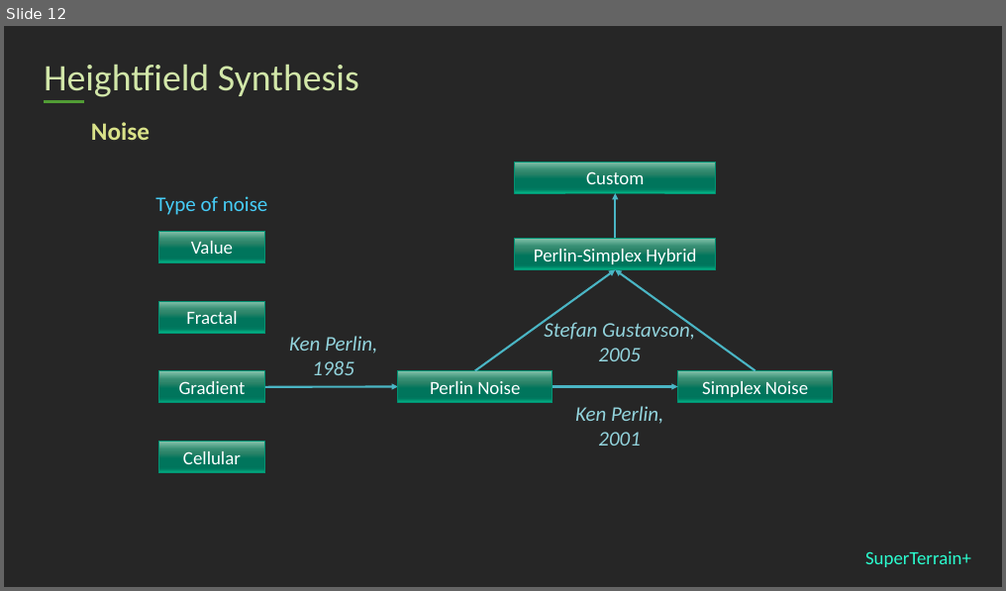
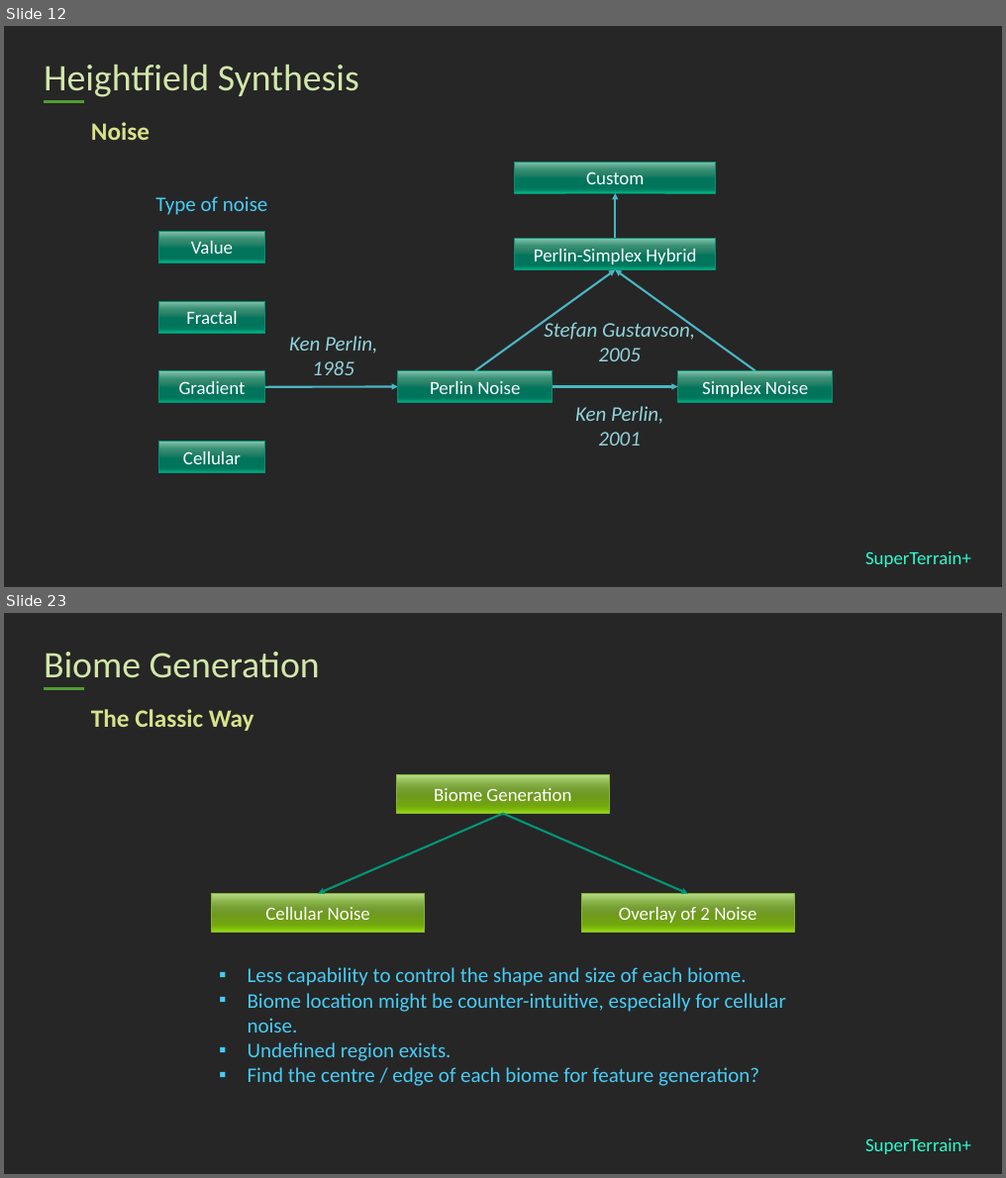
Before and after one commit to stephen-hqxu/superterrainplus, a slide deck: Report/Presentation/stephen-presentation.pptx. Shown one above the other, each under a label of ours: slide 12 before the commit, slides 12 and 23 after it; the slides between them are not shown. The pictures are 1006x591 and 1006x1178 pixels, drawn with LibreOffice and Linux fonts; fonts in the diff are those of the drawing. Boxes give left, top, right and bottom in pixels: in the first picture for what was removed or moved away, otherwise in the second. Text is boxed around its words. In the diff, an @@ line names an element or a change of style, - is before the commit and + after.

```diff
--- a/Report/Presentation/stephen-presentation.pptx
+++ b/Report/Presentation/stephen-presentation.pptx
@@ slide 23 added at bbox=[4, 613, 1002, 1174], background #262626; not listed: 2 template elements that a slide beside it also shows @@
@@ title added at bbox=[44, 652, 320, 678], 36 pt, text #D2E7A9 @@
+Biome Generation
@@ text added at bbox=[91, 709, 254, 731], 24 pt, text #D9E289, bold @@
+The Classic Way
@@ rectangle added at bbox=[397, 775, 610, 814], fill gradient #B5DD86 to #84AD43 to #759E34 to #6F9B1E to #72A610 to #7BB709 to #96DC18, outline #88B72F 0.75 pt, 18 pt, text #FFFFFF @@
+Biome Generation
@@ arrow added from (503, 814) to (319, 894), #029676 2 pt @@
@@ arrow added from (503, 814) to (688, 894), #029676 2 pt @@
@@ rectangle added at bbox=[211, 894, 424, 932], fill gradient #B5DD86 to #84AD43 to #759E34 to #6F9B1E to #72A610 to #7BB709 to #96DC18, outline #88B72F 0.75 pt, 18 pt, text #FFFFFF @@
+Cellular Noise
@@ rectangle added at bbox=[582, 894, 795, 932], fill gradient #B5DD86 to #84AD43 to #759E34 to #6F9B1E to #72A610 to #7BB709 to #96DC18, outline #88B72F 0.75 pt, 18 pt, text #FFFFFF @@
+Overlay of 2 Noise
@@ text added at bbox=[248, 967, 786, 1086], 20 pt, text #46CCF6 @@
+▪ Less capability to control the shape and size of each biome.
+▪ Biome location might be counter-intuitive, especially for cellular noise.
+▪ Undefined region exists.
+▪ Find the centre / edge of each biome for feature generation?
```
Also in this commit, not shown: 2 slides changed, 14 other slides added, 17 other files.
